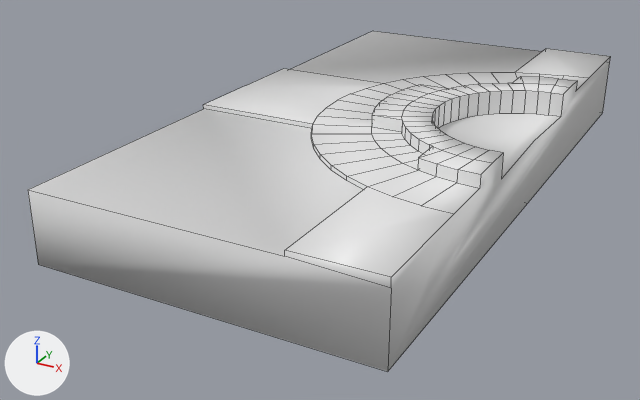
The OBJ model Assets/Cubes/CubeZero/Models/doorsub.obj: old version first, new version second.
Both versions are drawn from a camera (50 mm lens) standing at (0.126, -0.489, 0.196) and looking at (-0.125, -0.033, -0.032). Lighting does not change. The marker at lower left points along +X, +Y and +Z. Mesh edges are drawn as thin lines. Where no turn or scale is listed for an object, it has been applied to the vertices. Vertices at the same position are counted once.
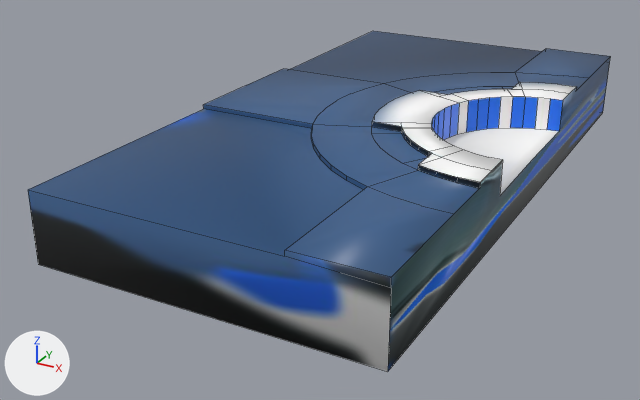
Boxes [x1, y1, x2, y2] around the edits, measured in the pictures (640 x 400 px):
'Cube', surface changed, reshaped (grey to blue): [28, 31, 610, 371] in both
part 1 of me_cube, cut back: [311, 57, 610, 371] in both
part 2 of me_cube, surface changed (grey to blue): [28, 31, 610, 371] in both

The change, as a list of edits to the scene's bpy script:
```text
Add img_doorzero_jpg:
    img_doorzero_jpg = load_image('doorzero.jpg', '../Sprites/doorzero.jpg', 1024, 1024, 'sRGB')
Change mat_material:
    remove mat_material.base_color = (0.8, 0.8, 0.8)  # white #e7e7e7
    add mat_material.texture = img_doorzero_jpg
Change me_cube:
    used by ob_cube; location = (0.0, 0.0, 0.0)
    remove me_cube.from_pydata(...)  # 195 vertices, 161 faces; spans x -0.2..0.0, y -0.2..0.2, z -0.02..0.032
    add me_cube.from_pydata(...)  # 191 vertices, 108 faces, 1 loose edge; spans x -0.2..0.0, y -0.2..0.2, z -0.02..0.028
    me_cube part 1
    69 vertices are removed from x -0.2..0.0, y -0.094..0.094, z 0.017..0.032
    120 faces are deleted
    26 vertices in x -0.088..0.0, y -0.095..0.095, z 0.032 move by (0.0, 0.0, -0.004)
    40 vertices are added at x -0.2..0.0, y -0.094..0.094, z 0.007..0.028
    8 new vertices lie (0.0, 0.0, -0.021) away from vertices in x -0.052..0.0, y -0.06..0.06, z 0.032
    17 new vertices lie (0.0, 0.0, 0.021) away from vertices in x -0.06..-0.008, y -0.059..0.059, z 0.007
    1 loose edge is added
    67 new faces join them
    me_cube part 2: 41 kept faces spanning x -0.2..0.0, y -0.2..0.2, z -0.02..0.028 get new texture (UV) coordinates
```
